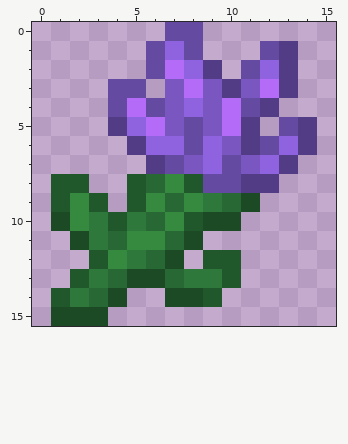
File history of a pixel-art sprite, assets/cubyz/items/textures/vetch.png. This is how it looked before the edit.
The file is 16x16 pixels.
And afterwards:
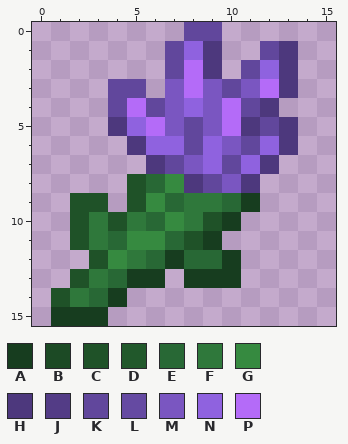
Palette (. is transparent): A #173d1f  B #1c4a25  C #1f5228  D #21582b  E #286835  F #2f783b  G #368a40  H #4d387d  J #533c86  K #61479c  L #654aa2  M #7a56c1  N #8f62df  P #b46bf8
The edit:
{"y":0,"x":7,"old":"LL.","new":".KK"}
{"y":1,"x":6,"old":"LNL.","new":".KNH"}
{"y":1,"x":12,"old":"LJ","new":"KH"}
{"y":2,"x":6,"old":"LPNJ","new":".KPH"}
{"y":2,"x":11,"old":"L","new":"K"}
{"y":2,"x":13,"old":"J","new":"H"}
{"y":3,"x":4,"old":"LL","new":"KK"}
{"y":3,"x":10,"old":"J","new":"K"}
{"y":3,"x":13,"old":"J","new":"H"}
{"y":4,"x":4,"old":"L","new":"K"}
{"y":4,"x":6,"old":"L","new":"K"}
{"y":4,"x":11,"old":"LJ","new":"KH"}
{"y":5,"x":4,"old":"J","new":"H"}
{"y":5,"x":8,"old":"L","new":"K"}
{"y":5,"x":11,"old":"J.LJ","new":"HKH."}
{"y":6,"x":5,"old":"J","new":"H"}
{"y":6,"x":8,"old":"L","new":"K"}
{"y":6,"x":11,"old":"JLNJ","new":"KNH."}
{"y":7,"x":6,"old":"JL","new":"HK"}
{"y":7,"x":10,"old":"LMNJ","new":"KNH."}
{"y":8,"x":1,"old":"DD","new":".."}
{"y":8,"x":5,"old":"D","new":"C"}
{"y":8,"x":8,"old":"DLLJJ","new":"HKMH."}
{"y":9,"x":1,"old":"DGD","new":".CC"}
{"y":9,"x":5,"old":"D","new":"C"}
{"y":9,"x":8,"old":"G","new":"F"}
{"y":9,"x":11,"old":"B","new":"A"}
{"y":10,"x":1,"old":"BG","new":".C"}
{"y":10,"x":4,"old":"D","new":"C"}
{"y":10,"x":8,"old":"DBB","new":"FCA"}
{"y":11,"x":2,"old":"B","new":"C"}
{"y":11,"x":8,"old":"B.","new":"CA"}
{"y":12,"x":3,"old":"D","new":"C"}
{"y":12,"x":7,"old":"B.DD","new":"AEEA"}
{"y":13,"x":2,"old":"D","new":"C"}
{"y":13,"x":5,"old":"BBEFFD","new":"AA.AAA"}
{"y":14,"x":1,"old":"D","new":"C"}
{"y":14,"x":4,"old":"B","new":"A"}
{"y":14,"x":7,"old":"BBD","new":"..."}
{"y":15,"x":1,"old":"BBB","new":"AAA"}
